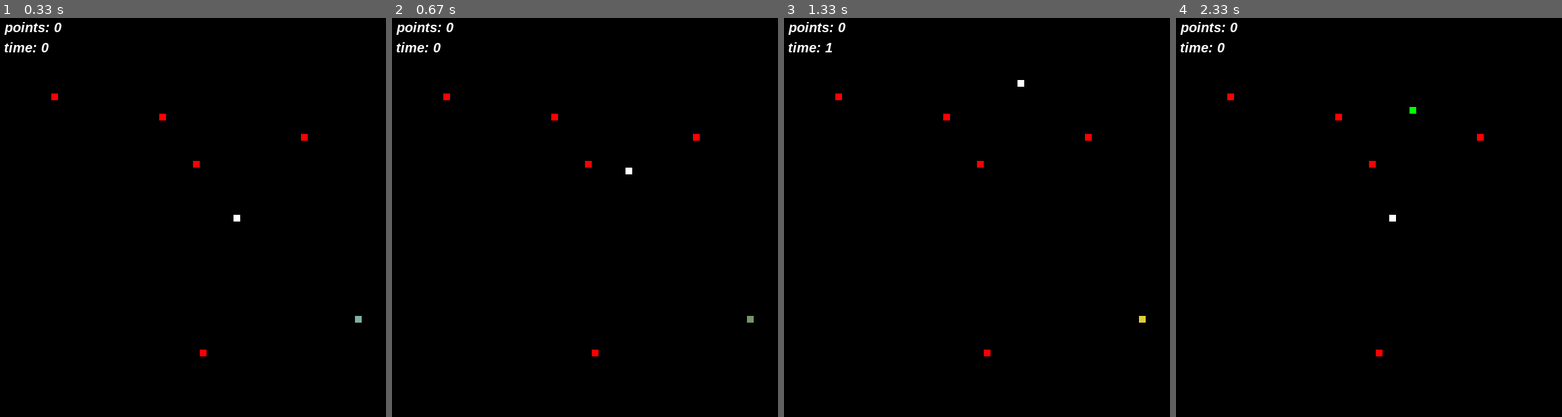
Above: before the commit, frames 1-4 (left to right).
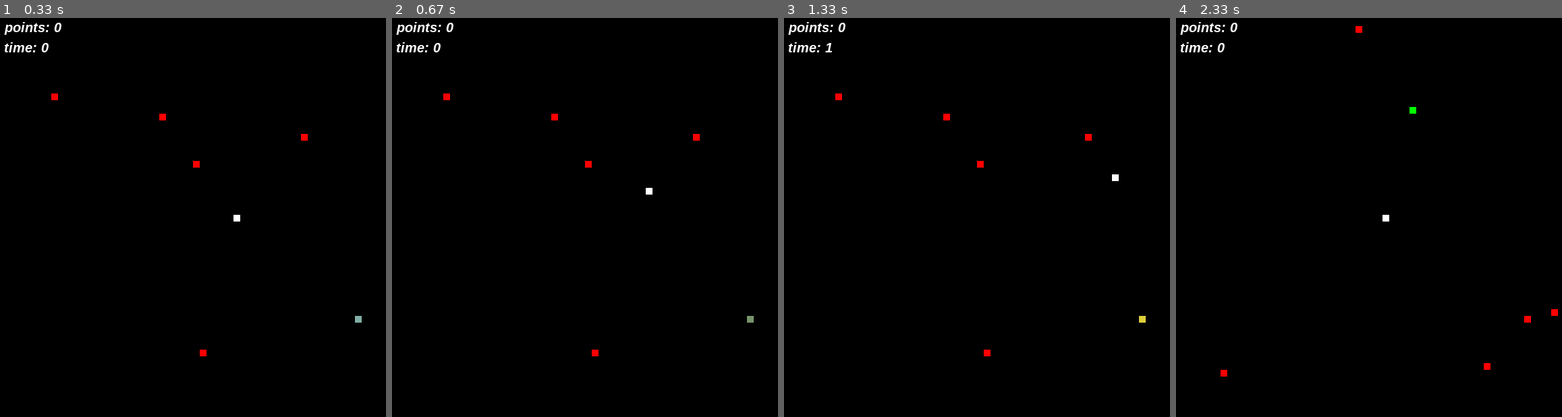
Above: after the commit, the same moments.

Repository: DRistau/pygame-snake-game
Game: pygame game, started from game.py
Same seed, same stepped clock (60 frames per second), same inputs: the game is played once before the commit and once after it.
Inputs:
- Up to frame 1 (0.33 s): no input
- Up to frame 2 (0.67 s): hold W from 0.33 s (still down); hold Right from 0.33 s (still down)
- Up to frame 3 (1.33 s): release W at 0.8 s; release Right at 0.8 s; hold Right 0.83-1.3 s
- Up to frame 4 (2.33 s): hold Up 1.33-1.63 s; hold Right 1.67-2.13 s; hold Enter from 2.17 s (still down); hold Left from 2.17 s (still down)

Frame 1 is identical in both runs. In frame 2, less than 0.1% of the frame differs, in the area x 60-68%, y 37-45%; in frame 3, less than 0.1%; in frame 4, 0.4%, in the area x 11-99%, y 2-90%.

Commit message:
Refactored rocks from procedural to OO

Diff:
--- a/game.py
+++ b/game.py
@@ -1,13 +1,11 @@
 import time
-from random import choice, randint
 from sys import exit
 
 import pygame
 from pygame import locals as L
 
 import constants as C
-from objects import Food, FoodController, SpecialFood
-from utils import get_randon_position
+from objects import FoodController, RockController
 
 pygame.init()
 
@@ -27,8 +25,6 @@
 fail_sound = pygame.mixer.Sound("./assets/fail.wav")
 
 # Helpers
-
-
 def game_over(screen):
     fail_sound.play()
     game_over_text = font.render(f"Game Over", True, C.Colors.RED)
@@ -36,26 +32,19 @@
     y_pos = (C.W_HEIGHT / 2) - (game_over_text.get_height() / 2)
     screen.blit(game_over_text, (x_pos, y_pos))
 
-
 # Game
 gaming = True
 points = 0
+rocks_number = 5
 start_time = time.perf_counter()
 x = int(C.W_WIDTH / 2)
 y = int(C.W_HEIGHT / 2)
-
 speed = C.BLOCK
 x_speed = speed
 y_speed = 0
-
 snake = [(x, y)]
-
 food_controller = FoodController()
-
-rocks = [
-    get_randon_position()
-    for i in range(5)
-]
+rock_controller = RockController(rocks_number)
 
 while True:
     clock.tick(C.FPS)
@@ -77,7 +66,7 @@
             exit()
 
     if not gaming:
-        if pygame.key.get_pressed()[L.K_RETURN]:
+        if (pygame.key.get_pressed()[L.K_RETURN] or pygame.key.get_pressed()[L.K_r]):
             gaming = True
             points = 0
             start_time = time.perf_counter()
@@ -91,20 +80,21 @@
             snake = [(x, y)]
 
             food_controller.renew()
+            rock_controller.renew(rocks_number)
         else:
             continue
 
     # controls
-    if pygame.key.get_pressed()[L.K_a] and y_speed:
+    if (pygame.key.get_pressed()[L.K_a] or pygame.key.get_pressed()[L.K_LEFT]) and y_speed:
         x_speed = -speed
         y_speed = 0
-    elif pygame.key.get_pressed()[L.K_d] and y_speed:
+    elif (pygame.key.get_pressed()[L.K_d] or pygame.key.get_pressed()[L.K_RIGHT]) and y_speed:
         x_speed = speed
         y_speed = 0
-    elif pygame.key.get_pressed()[L.K_w] and x_speed:
+    elif (pygame.key.get_pressed()[L.K_w] or pygame.key.get_pressed()[L.K_UP]) and x_speed:
         x_speed = 0
         y_speed = -speed
-    elif pygame.key.get_pressed()[L.K_s] and x_speed:
+    elif (pygame.key.get_pressed()[L.K_s] or pygame.key.get_pressed()[L.K_DOWN]) and x_speed:
         x_speed = 0
         y_speed = speed
 
@@ -125,12 +115,8 @@
     _food = food_controller.food.update(screen)
 
     _rocks = [
-        pygame.draw.rect(
-            screen,
-            C.Colors.RED,
-            (x, y, C.BLOCK, C.BLOCK)
-        )
-        for x, y in rocks
+        _rock.update(screen)
+        for _rock in rock_controller.rocks
     ]
 
     for _rock in _rocks:
--- a/objects.py
+++ b/objects.py
@@ -5,19 +5,19 @@
 from pygame import Rect, Surface
 
 from constants import BLOCK, Colors
-from utils import get_randon_position
+from utils import get_random_position
+
+from typing import List
 
 
 def random_color():
     return (randint(50, 255), randint(50, 255), randint(50, 255))
 
 
-class Thiago:
+class Screen:
     """Manage square objects over a 2D screen"""
 
-    def __init__(
-        self, x: int, y: int, width: int, height: int, color: Tuple[int]
-    ) -> None:
+    def __init__(self, x: int, y: int, width: int, height: int, color: Tuple[int]) -> None:
         self.x = x
         self.y = y
         self.color = color
@@ -34,17 +34,15 @@
             (self.x, self.y, self.width, self.height)
         )
 
+
 # herança
-class Food(Thiago):
+class Food(Screen):
     points = 1
     color = Colors.GREEN
     width = BLOCK
     height = BLOCK
 
-    def __init__(
-        self, x: int,
-        y: int
-    ) -> None:
+    def __init__(self, x: int, y: int) -> None:
         super().__init__(x, y, self.width, self.height, color=self.color)
 
 
@@ -58,8 +56,32 @@
         self.food = self.__get_food()
 
     def __get_food(self) -> Food:
-        pos = get_randon_position()
+        pos = get_random_position()
         return choice([Food(*pos), SpecialFood(*pos)])
 
-    def renew(self):
+    def renew(self) -> None:
         self.food = self.__get_food()
+
+
+class Rock(Screen):
+    color = Colors.RED
+    width = BLOCK
+    height = BLOCK
+
+    def __init__(self, x: int, y: int) -> None:
+        super().__init__(x, y, self.width, self.height, color=self.color)
+
+
+class RockController:
+    def __init__(self, rocks_number: int) -> None:
+        self.rocks_number = rocks_number
+        self.rocks = self.__get_rock(self.rocks_number)
+
+    def __get_rock(self, rocks_number: int) -> List[Rock]:
+        return [
+                Rock(*get_random_position())
+                for i in range(rocks_number)
+            ]
+
+    def renew(self, rocks_number: int) -> None:
+        self.rocks = self.__get_rock(rocks_number)
--- a/utils.py
+++ b/utils.py
@@ -9,7 +9,7 @@
     return (randint(50, 255), randint(50, 255), randint(50, 255))
 
 
-def get_randon_position() -> Tuple[int]:
+def get_random_position() -> Tuple[int]:
     """Returns a random 2D position from the board."""
     x_spots = range(0, W_WIDTH, BLOCK)
     y_spots = range(0, W_HEIGHT, BLOCK)
Not shown, changed: todo.md
